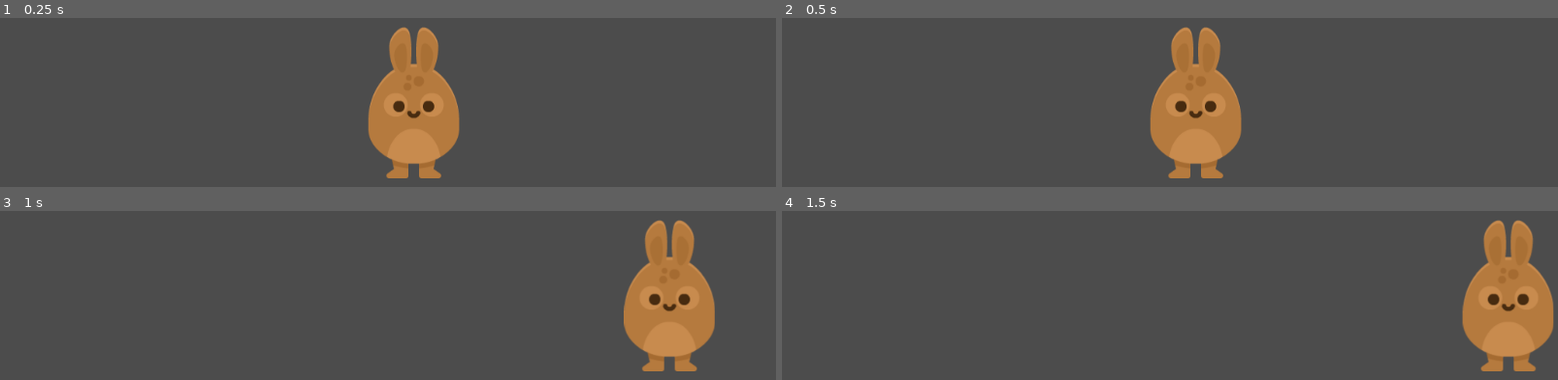
Above: before the commit, frames 1-4 (two rows, left to right).
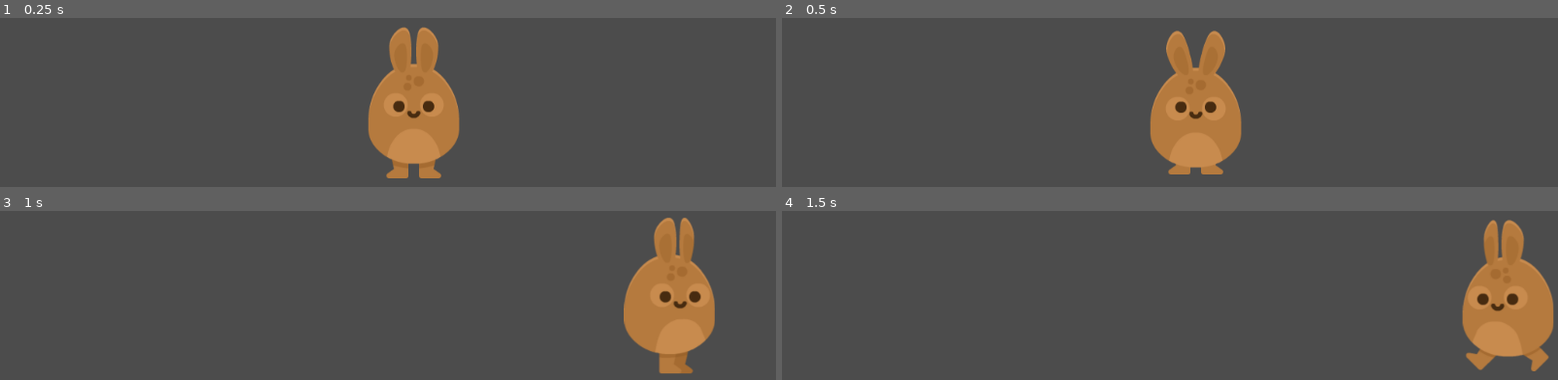
Above: after the commit, the same moments.

Repository: MeisterSoftworks/Hoppy_Days
Game: Godot game, scene res://Scenes/Player.tscn
Same seed, same stepped clock (60 frames per second), same inputs: the game is played once before the commit and once after it.
Inputs:
- Up to frame 1 (0.25 s): no input
- Up to frame 2 (0.5 s): no input
- Up to frame 3 (1 s): tap Enter at 0.5 s; hold Right (ui_right) from 0.53 s (still down)
- Up to frame 4 (1.5 s): release Right (ui_right) at 1.28 s; hold Left (ui_left) from 1.28 s (still down)

Frame 1 is identical in both runs. In frame 2, 1.4% of the frame differs, in the area x 47-60%, y 5-95%; in frame 3, 1.9%; in frame 4, 1.9%, in the area x 88-99%, y 5-95%.

Commit message:
[3-21] AnimatedSprite - Making Bunny Run

Diff:
--- a/Hoppy Days/Scenes/Player.tscn
+++ b/Hoppy Days/Scenes/Player.tscn
@@ -1,9 +1,38 @@
-[gd_scene load_steps=4 format=2]
+[gd_scene load_steps=10 format=2]
 
 [ext_resource path="res://Scripts/Player.gd" type="Script" id=1]
 [ext_resource path="res://GFX/Players/bunny1_stand.png" type="Texture" id=2]
+[ext_resource path="res://GFX/Players/bunny1_ready.png" type="Texture" id=3]
+[ext_resource path="res://GFX/Players/bunny1_walk1.png" type="Texture" id=4]
+[ext_resource path="res://GFX/Players/bunny1_walk2.png" type="Texture" id=5]
+[ext_resource path="res://GFX/Players/bunny1_hurt.png" type="Texture" id=6]
+[ext_resource path="res://GFX/Players/bunny1_jump.png" type="Texture" id=7]
 
-[sub_resource type="CapsuleShape2D" id=1]
+[sub_resource type="SpriteFrames" id=1]
+
+animations = [ {
+"frames": [ ExtResource( 2 ), ExtResource( 3 ) ],
+"loop": true,
+"name": "idle",
+"speed": 3.0
+}, {
+"frames": [ ExtResource( 4 ), ExtResource( 5 ) ],
+"loop": true,
+"name": "run",
+"speed": 7.0
+}, {
+"frames": [ ExtResource( 6 ) ],
+"loop": true,
+"name": "hurt",
+"speed": 5.0
+}, {
+"frames": [ ExtResource( 7 ) ],
+"loop": true,
+"name": "jump",
+"speed": 5.0
+} ]
+
+[sub_resource type="CapsuleShape2D" id=2]
 
 custom_solver_bias = 0.0
 radius = 59.1198
@@ -21,13 +50,15 @@
 "_edit_group_": true
 }
 
-[node name="Sprite" type="Sprite" parent="." index="0"]
+[node name="AnimatedSprite" type="AnimatedSprite" parent="." index="0"]
 
-texture = ExtResource( 2 )
+position = Vector2( 0, -3.05176e-005 )
+frames = SubResource( 1 )
+animation = "run"
+frame = 1
 
 [node name="CollisionShape2D" type="CollisionShape2D" parent="." index="1"]
 
-visible = false
-position = Vector2( -0.12014, 24.1494 )
+position = Vector2( -0.120117, 24.1494 )
 scale = Vector2( 1, 0.979452 )
-shape = SubResource( 1 )
+shape = SubResource( 2 )
--- a/Hoppy Days/Scripts/Player.gd
+++ b/Hoppy Days/Scripts/Player.gd
@@ -3,14 +3,18 @@
 const SPEED = 750
 var motion = Vector2()
 
-func get_input():
-	motion = Vector2()
-	if Input.is_action_pressed("ui_right"):
-		motion.x += 1
-	if Input.is_action_pressed("ui_left"):
-		motion.x -= 1
-	motion = motion * SPEED
+func _physics_process(delta):
+	if Input.is_action_pressed("ui_right") && !Input.is_action_pressed("ui_left"):
+		motion.x = SPEED
+		$AnimatedSprite.play("run")
 
-func _physics_process(delta):
-	get_input()
+	elif Input.is_action_pressed("ui_left") && !Input.is_action_pressed("ui_right"):
+		motion.x = -SPEED
+		$AnimatedSprite.play("run")
+	else:
+		motion.x = 0
+		$AnimatedSprite.play("idle")
+
+	if motion.x:
+		$AnimatedSprite.flip_h = motion.x < 0
 	move_and_slide(motion)
